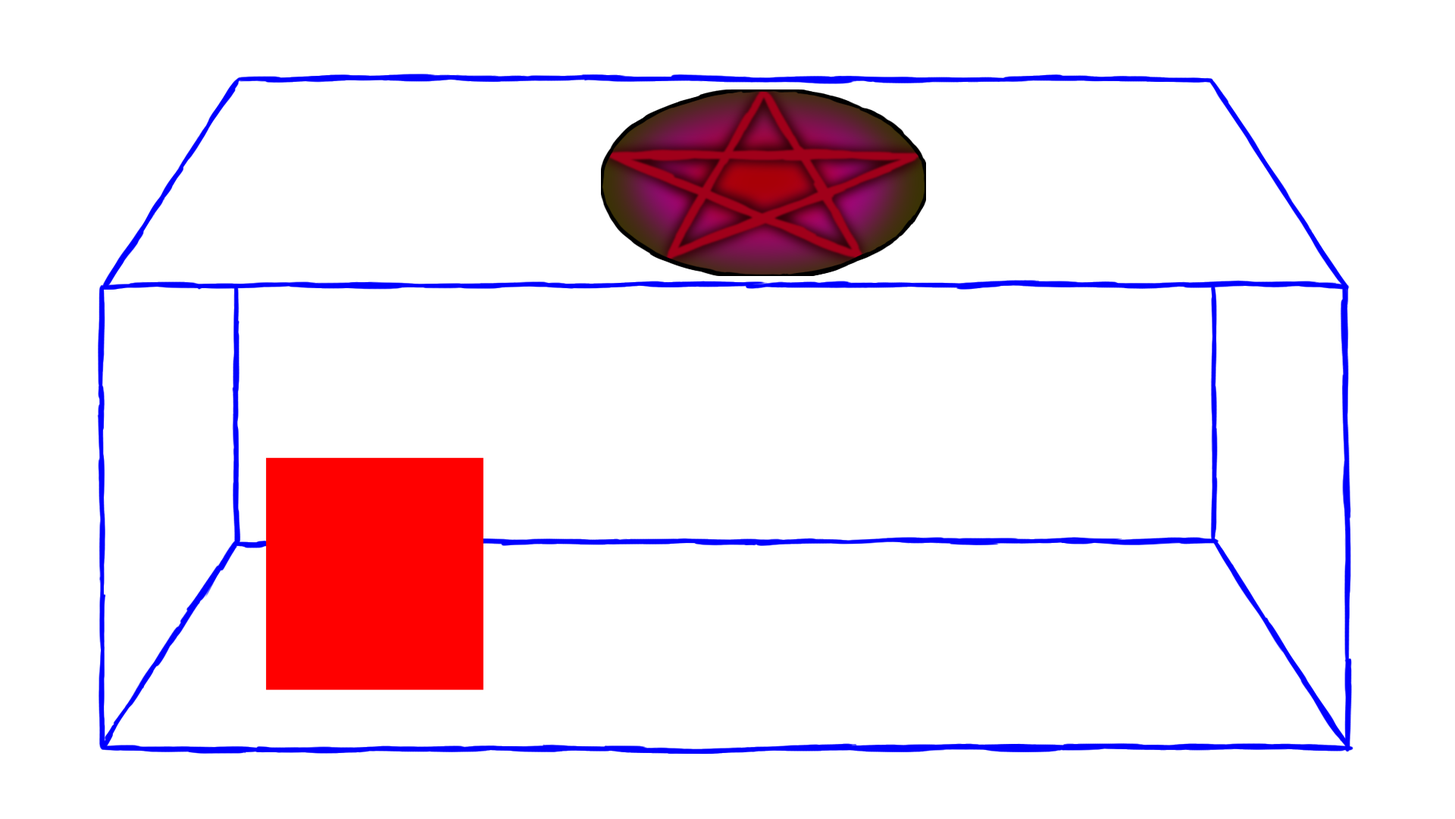
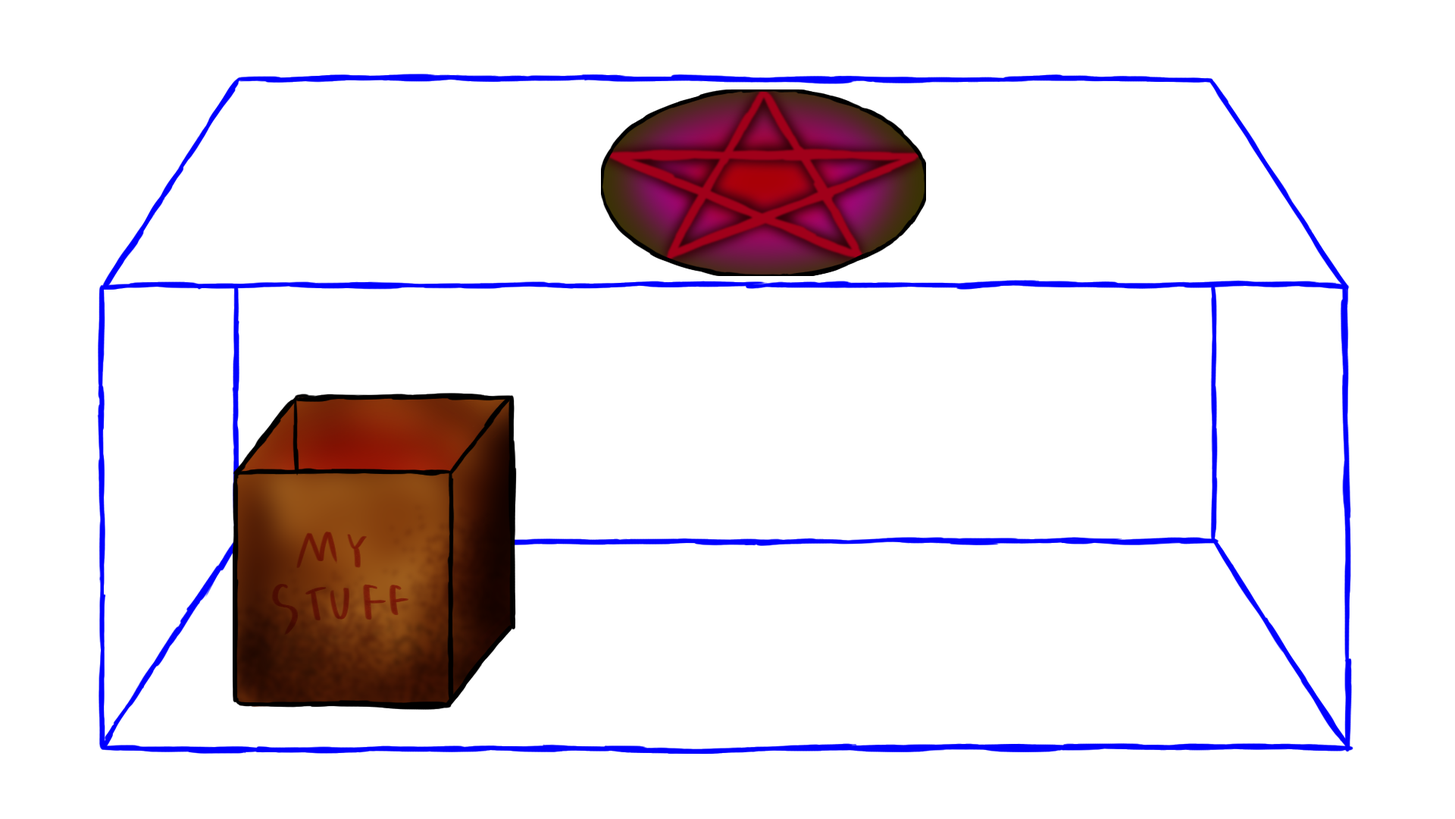
Comparing the layer stacks of the two (1455, 819) images. Changes:
added layer "Layer 4" above "Layer 3" over [232, 392, 517, 710]
hid "Shape 7" over [266, 457, 484, 690]
